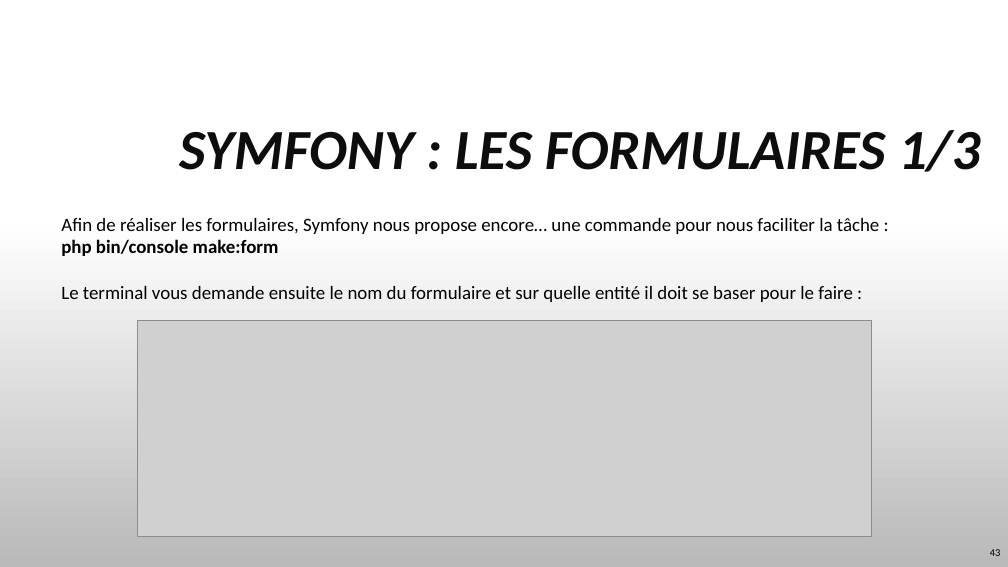
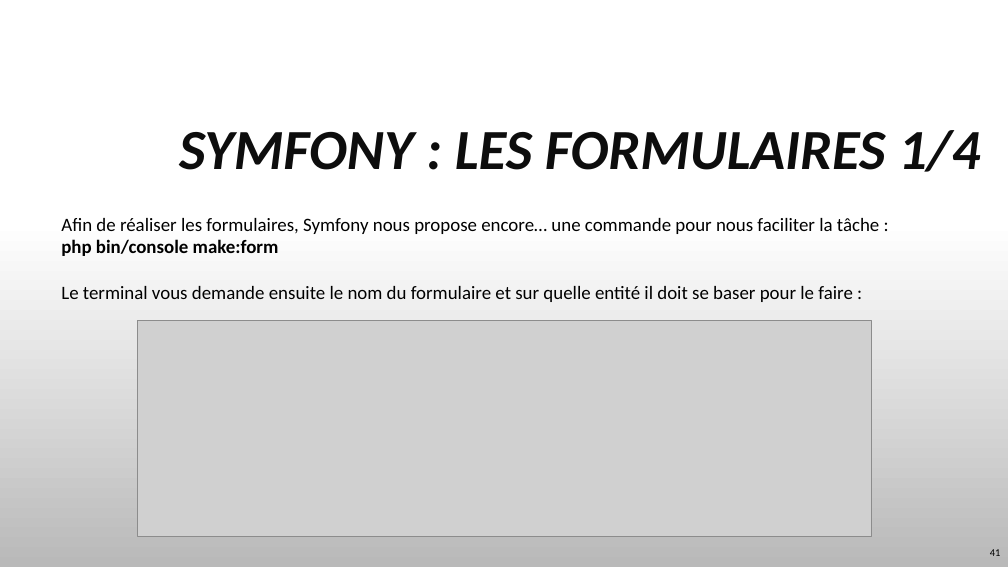
Before and after one commit to TyTy-cf/cours, a slide deck: slide 41 of Symfony/Symfony-Bases.pptx (slide 43 before the commit). Drawn at 1008x567 pixels with LibreOffice and Linux fonts; fonts in the diff are those of the drawing; grey boxes stand for pictures; background and template pictures are left out. Boxes give left, top, right and bottom in pixels: in the first picture for what was removed or moved away, otherwise in the second. Text is boxed around its words. In the diff, an @@ line names an element or a change of style, - is before the commit and + after.

```diff
--- a/Symfony/Symfony-Bases.pptx
+++ b/Symfony/Symfony-Bases.pptx
@@ title at (179, 130, 980, 172): text changed @@
-SYMFONY : LES FORMULAIRES 1/3
+SYMFONY : LES FORMULAIRES 1/4
@@ page number at (990, 549, 1001, 556): text changed @@
-43
+41
```
Also in this commit, not shown: 13 other slides changed, 10 slides added, 2 other files.
